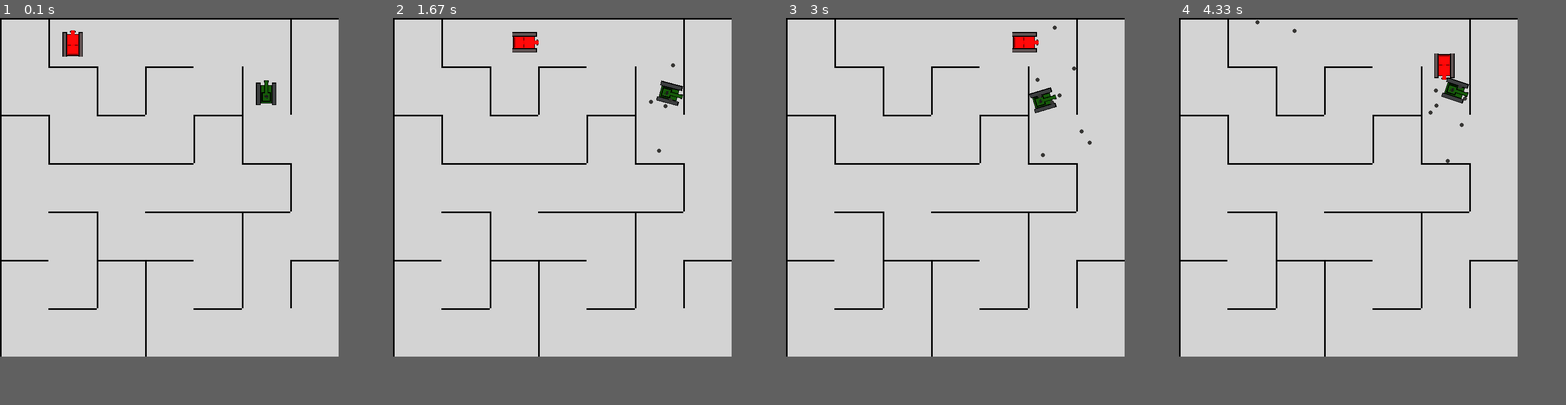
Above: before the commit, frames 1-4 (left to right).
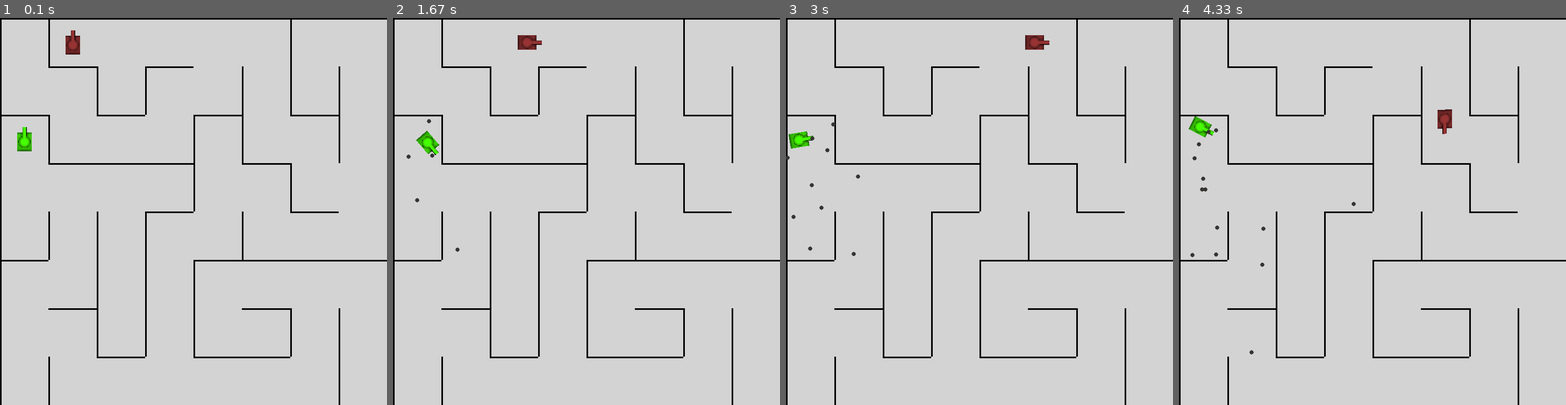
Above: after the commit, the same moments.

Repository: kapysha/TanksPyGame
Game: pygame game, started from main.py
Two runs of this game, one before a commit and one after it. Both use one fixed random seed, a clock stepped at 60 frames per second and the inputs below.
Inputs:
- Up to frame 1 (0.1 s): no input
- Up to frame 2 (1.67 s): tap Space at 0.33, 0.73, 1.03, 1.23, 1.57 s; hold Right 0.67-1.13 s; hold Up 1.17-1.47 s; hold Right from 1.5 s (still down)
- Up to frame 3 (3 s): tap Space at 1.87, 2.07, 2.37, 2.63, 2.97 s; release Right at 1.97 s; hold Left 2-2.53 s; hold Down 2.57-2.87 s; hold Left from 2.9 s (still down)
- Up to frame 4 (4.33 s): tap Space at 3.27, 3.4, 3.8, 4.1 s; release Left at 3.3 s; hold Up 3.33-3.7 s; hold Right from 3.73 s (still down)
In our replay, the window is 630x630 before the commit and 720x720 after it. These sizes can differ from the game's own. Grey fills any space a smaller window leaves; there, only what the larger window draws over its background counts as a difference.

The runs differ from the first frame. In frame 1, 2.4% of the frame differs, in the area x 0-100%, y 0-100%; in frame 2, 2.5%; in frame 3, 2.6%; in frame 4, 2.8%.

Commit message:
Добавил звук и другие изображения танков.

Diff:
--- a/main.py
+++ b/main.py
@@ -3,13 +3,14 @@
 import pygame
 from random import choice
 
-RES = WIDTH, HEIGHT = 630, 630
+RES = WIDTH, HEIGHT = 720, 720
 TILE = 90
 cols, rows = WIDTH // TILE, HEIGHT // TILE
 
 pygame.init()
 screen = pygame.display.set_mode(RES)
 clock = pygame.time.Clock()
+pygame.mixer.init(frequency=44100, size=-16, channels=2, buffer=512)
 
 all_sprites = pygame.sprite.Group()
 bullets_group = pygame.sprite.Group()
@@ -17,6 +18,8 @@
 walls_group_horizontal = pygame.sprite.Group()
 walls_group_vertical = pygame.sprite.Group()
 ai_group = pygame.sprite.Group()
+
+bullet_sound = pygame.mixer.Sound('sounds/bullet.ogg')
 
 
 class Wall(pygame.sprite.Sprite):
@@ -122,16 +125,19 @@
 generate_maze()  # Генерация лабиринта перед началом игры
 
 
-def load_image(path: str):
+def load_image(path: str, rgb: tuple):
     image = pygame.image.load(path).convert_alpha()
-    image = pygame.transform.scale(image, (38, 53))
-    original_image = image
+    image = pygame.transform.scale(image, (28, 46))
+    green_overlay = pygame.Surface(image.get_size(), pygame.SRCALPHA)
+    green_overlay.fill(rgb)  # (R, G, B, A) – A=100 для прозрачности
+    image.blit(green_overlay, (0, 0), special_flags=3)
+    original_image = image.copy()
     mask = pygame.mask.from_surface(image)
     return image, original_image, mask
 
 
 class Tank(pygame.sprite.Sprite):
-    image, original_image, mask = load_image('tanks/tank_1.png')
+    image, original_image, mask = load_image('tanks/tank.png', (70, 255, 0, 0))
 
     def __init__(self, *groups):
         super().__init__(*groups)  # Modified
@@ -145,9 +151,9 @@
         self.mask = pygame.mask.from_surface(self.image)
 
         # Скорость танка
-        self.movement_speed = 150
+        self.movement_speed = 160
         # Скорость поворота
-        self.rotation_speed = 210
+        self.rotation_speed = 220
 
     def check_collision(self, movement_vector) -> bool:
         """Проверяет, есть ли столкновение с другими спрайтами с использованием масок"""
@@ -267,6 +273,7 @@
         bullet_pos = self.pos + offset
 
         Bullets(bullet_pos, self.angle, owner=owner)
+        bullet_sound.play()
 
     def update(self, delta_time, keys_pressed):
         self.is_moving = False
@@ -359,7 +366,7 @@
 
 
 class AITank(Tank):
-    image, original_image, mask = load_image('tanks/tank_2.png')
+    image, original_image, mask = load_image('tanks/tank.png', (152, 51, 51, 0))
 
     def __init__(self, graph, target):
         super().__init__(all_sprites, ai_group)
Binary file added: tanks/tank.png
Binary file removed: tanks/tank_1.png
Binary file removed: tanks/tank_2.png
Not shown, added: sounds/bullet.ogg
